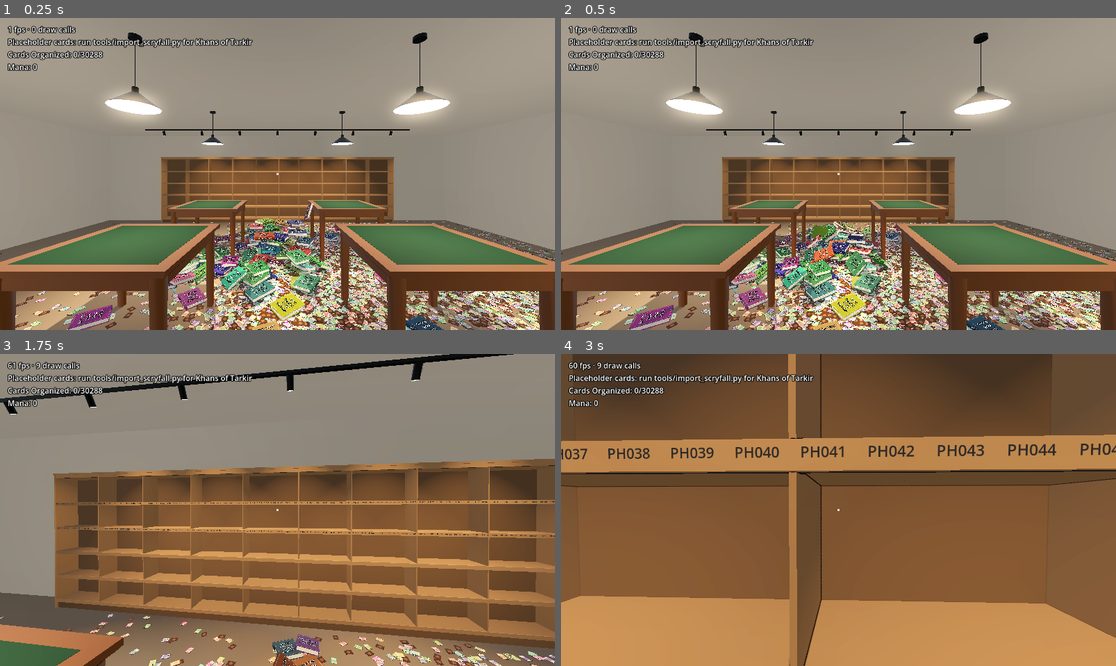
Above: before the commit, frames 1-4 (two rows, left to right).
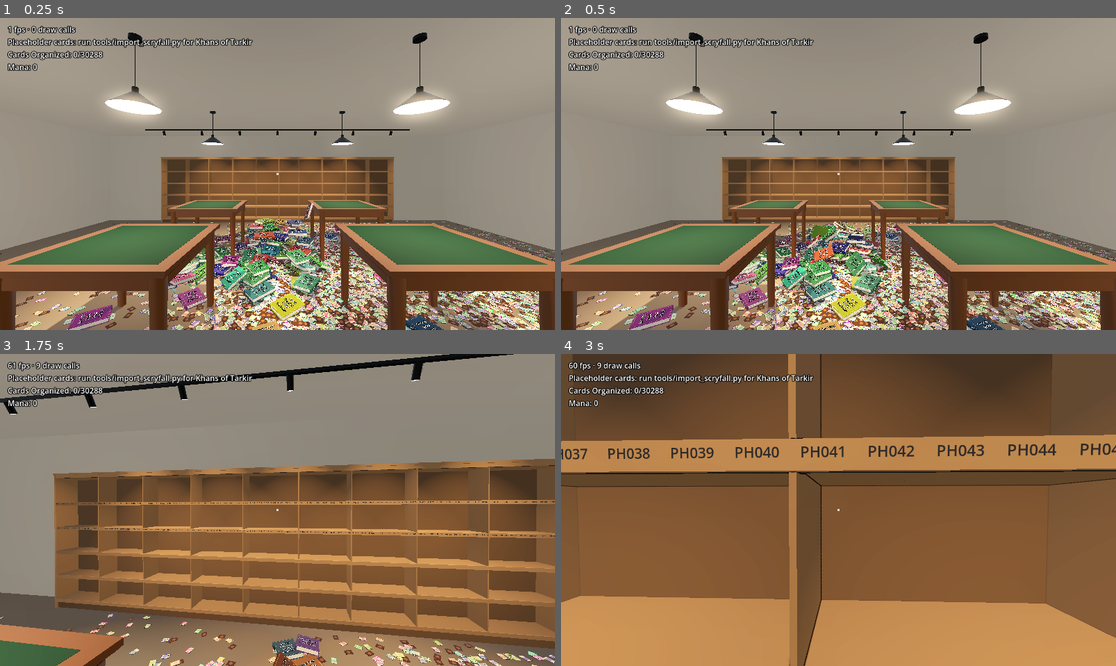
Above: after the commit, the same moments.

Repository: brian-kujawski/cracknstack
Game: Godot game, scene res://scenes/main.tscn
Same seed, same stepped clock (60 frames per second), same inputs: the game is played once before the commit and once after it.
Inputs (mouse positions are in pixels of both pictures, inside the frame that each line leads up to):
- Up to frame 1 (0.25 s): no input
- Up to frame 2 (0.5 s): no input
- Up to frame 3 (1.75 s): tap Enter at 0.5 s; move the mouse to (305, 510) at 0.52 s; hold W (move_forward) from 0.53 s (still down); tap 5 (cast_abundance) at 0.6 s; click (305, 510) at 0.67 s; move the mouse to (249, 510) at 1.27 s; tap 4 (cast_chain_lightning) at 1.35 s
- Up to frame 4 (3 s): keep holding W (move_forward); move the mouse to (849, 503) at 2.02 s; tap 3 (cast_demonic_tutor) at 2.1 s; tap Space at 2.75 s; move the mouse to (832, 516) at 2.77 s; tap 2 (cast_teleport) at 2.85 s; click (832, 516) at 2.92 s

The runs differ from the first frame. In frame 1, less than 0.1% of the frame differs, in the area x 5-100%, y 65-100%; in frame 2, less than 0.1%; in frame 3, less than 0.1%; in frame 4, nothing differs.

Commit message:
Round card corners, with Alpha's deeper cut for LEA
Every card now has rounded corners instead of square ones: 3.0 mm for
every set, 4.3 mm for Limited Edition Alpha, measured from scans of
LEA and LEB #1.

Floor cards share one mesh with three flat segments per corner (34
triangles, up from 10). UV2 carries Alpha's outline, and a per-instance
flag moves the corner vertices in the vertex shader, so LEA needs no
second mesh or MultiMesh. Single-card quads (held, tossed, binder
pockets, table cards) discard the cut-away corner in the shader.

Co-Authored-By: Claude Opus 5.5 (1M context) <noreply@anthropic.com>
Claude-Session: https://claude.ai/code/session_01SwEB4SwVVR2wXs4Evjq269

Diff:
--- a/scripts/binders/loose_card.gd
+++ b/scripts/binders/loose_card.gd
@@ -25,13 +25,11 @@
 	add_child(collision)
 
 	var side := MeshInstance3D.new()
-	var box := BoxMesh.new()
-	box.size = Vector3(PileWorld.CARD_SIZE.x, PileWorld.CARD_THICKNESS, PileWorld.CARD_SIZE.y)
-	side.mesh = box
+	side.mesh = PileWorld.card_mesh(CardDatabase.get_card(id).has_alpha_corners())
 	var side_material := StandardMaterial3D.new()
 	side_material.albedo_color = Color(0.85, 0.83, 0.78)
 	side.material_override = side_material
-	side.position.y = PileWorld.CARD_THICKNESS / 2
+	side.position.y = PileWorld.CARD_THICKNESS
 	add_child(side)
 
 	_top = MeshInstance3D.new()
--- a/scripts/data/card_data.gd
+++ b/scripts/data/card_data.gd
@@ -21,6 +21,12 @@
 var image_large: String = ""
 
 
+## Alpha (LEA) was cut with a die that rounded the corners deeper than every
+## set printed since.
+func has_alpha_corners() -> bool:
+	return set_code == "LEA"
+
+
 static func rarity_from_string(value: String) -> Rarity:
 	match value:
 		"uncommon":
--- a/scripts/pile/card_view.gd
+++ b/scripts/pile/card_view.gd
@@ -20,6 +20,7 @@
 	material.set_shader_parameter("set_number", CardDatabase.sets_in_shelf_order().find(set_data) + 1)
 	material.set_shader_parameter("collector_number", card.collector_number)
 	material.set_shader_parameter("rarity", card.rarity)
+	material.set_shader_parameter("alpha_corners", card.has_alpha_corners())
 	var face := large_face(card)
 	material.set_shader_parameter("has_face", face != null)
 	material.set_shader_parameter("face_texture", face)
--- a/scripts/pile/pile_world.gd
+++ b/scripts/pile/pile_world.gd
@@ -13,6 +13,12 @@
 ## Three times a real card (about 0.3 mm): real thickness is too thin for a
 ## pile to read as a pile.
 const CARD_THICKNESS := 0.0018
+## Corner radii in metres: every set's, and Alpha's deeper cut (see
+## CardData.has_alpha_corners). Keep in step with card_face.gdshaderinc.
+const CORNER_RADIUS := 0.003
+const ALPHA_CORNER_RADIUS := 0.0043
+## Flat segments per rounded corner of the card mesh.
+const CORNER_SEGMENTS := 3
 const CHUNK_SIZE := 2.0
 ## Picking grid: each card is filed under the cell holding its centre. Cells
 ## are wider than half a card's diagonal, so a 3×3 query finds every card
@@ -411,7 +417,7 @@
 
 	_chunk_columns = ceili(bounds.size.x / CHUNK_SIZE)
 	var chunk_rows := ceili(bounds.size.y / CHUNK_SIZE)
-	_mesh = _card_mesh()
+	_mesh = card_mesh(false)
 	_material = ShaderMaterial.new()
 	_material.shader = preload("res://shaders/floor_card.gdshader")
 	if CardDatabase.face_atlas != null:
@@ -526,35 +532,73 @@
 			binder.sleeping = false
 
 
-## A card with thickness: the face on top (a PlaneMesh, so floor_card's UVs
-## still apply) and four edges running down CARD_THICKNESS below it. Edge
-## vertices get UV (-1, -1) so the shader can paint them as card edge.
-static func _card_mesh() -> ArrayMesh:
-	var plane := PlaneMesh.new()
-	plane.size = CARD_SIZE
-	var arrays := plane.get_mesh_arrays()
-	var vertices: PackedVector3Array = arrays[Mesh.ARRAY_VERTEX]
-	var normals: PackedVector3Array = arrays[Mesh.ARRAY_NORMAL]
-	var uvs: PackedVector2Array = arrays[Mesh.ARRAY_TEX_UV]
-	var indices: PackedInt32Array = arrays[Mesh.ARRAY_INDEX]
-	var half := CARD_SIZE / 2
-	var corners := [Vector3(-half.x, 0, -half.y), Vector3(half.x, 0, -half.y), Vector3(half.x, 0, half.y), Vector3(-half.x, 0, half.y)]
+## A card with thickness: the face on top and edges running down
+## CARD_THICKNESS below it, its corners rounded with Alpha's cut or the usual
+## one. The face's UVs read like a PlaneMesh's (u along +x, v along +z);
+## edge vertices get UV (-1, -1) so floor_card can paint them as card edge.
+## UV2 holds each vertex's x/z with Alpha's corners, so floor_card can
+## recut a usual card for Alpha without a second mesh.
+static func card_mesh(alpha_corners: bool) -> ArrayMesh:
+	var index := 1 if alpha_corners else 0
+	if _card_meshes[index] == null:
+		var outline := _card_outline(ALPHA_CORNER_RADIUS if alpha_corners else CORNER_RADIUS)
+		_card_meshes[index] = _build_card_mesh(outline, _card_outline(ALPHA_CORNER_RADIUS))
+	return _card_meshes[index]
+
+
+static var _card_meshes: Array[ArrayMesh] = [null, null]
+
+
+## The card's outline seen from above, clockwise from the top-left corner.
+## Each corner's flat segments sit just outside the true curve, so the
+## shaders can round the face off exactly inside them.
+static func _card_outline(radius: float) -> PackedVector2Array:
+	var outline := PackedVector2Array()
+	var half := CARD_SIZE / 2 - Vector2(radius, radius)
+	var step := PI / 2 / CORNER_SEGMENTS
+	var reach := radius / cos(step / 2)
+	for corner in [Vector2(-1, -1), Vector2(1, -1), Vector2(1, 1), Vector2(-1, 1)]:
+		var start := PI + outline.size() / CORNER_SEGMENTS * PI / 2
+		for k in CORNER_SEGMENTS:
+			var angle := start + (k + 0.5) * step
+			outline.append(corner * half + Vector2(cos(angle), sin(angle)) * reach)
+	return outline
+
+
+static func _build_card_mesh(outline: PackedVector2Array, alpha_outline: PackedVector2Array) -> ArrayMesh:
+	var vertices := PackedVector3Array()
+	var normals := PackedVector3Array()
+	var uvs := PackedVector2Array()
+	var uv2s := PackedVector2Array()
+	var indices := PackedInt32Array()
+	var count := outline.size()
+	for i in count:
+		vertices.append(Vector3(outline[i].x, 0, outline[i].y))
+		normals.append(Vector3.UP)
+		uvs.append(outline[i] / CARD_SIZE + Vector2(0.5, 0.5))
+		uv2s.append(alpha_outline[i])
+	for i in range(1, count - 1):
+		indices.append_array([0, i, i + 1])
 	var down := Vector3(0, -CARD_THICKNESS, 0)
-	for i in 4:
-		var a: Vector3 = corners[i]
-		var b: Vector3 = corners[(i + 1) % 4]
-		var normal := Vector3(a.x + b.x, 0, a.z + b.z).normalized()
+	for i in count:
+		var j := (i + 1) % count
+		var a := Vector3(outline[i].x, 0, outline[i].y)
+		var b := Vector3(outline[j].x, 0, outline[j].y)
+		var along := (b - a).normalized()
+		var normal := Vector3(along.z, 0, -along.x)
 		var first := vertices.size()
 		for v in [a, b, b + down, a + down]:
 			vertices.append(v)
 			normals.append(normal)
 			uvs.append(Vector2(-1, -1))
-		indices.append_array([first, first + 1, first + 2, first, first + 2, first + 3])
+		uv2s.append_array([alpha_outline[i], alpha_outline[j], alpha_outline[j], alpha_outline[i]])
+		indices.append_array([first, first + 2, first + 1, first, first + 3, first + 2])
 	var surface := []
 	surface.resize(Mesh.ARRAY_MAX)
 	surface[Mesh.ARRAY_VERTEX] = vertices
 	surface[Mesh.ARRAY_NORMAL] = normals
 	surface[Mesh.ARRAY_TEX_UV] = uvs
+	surface[Mesh.ARRAY_TEX_UV2] = uv2s
 	surface[Mesh.ARRAY_INDEX] = indices
 	var mesh := ArrayMesh.new()
 	mesh.add_surface_from_arrays(Mesh.PRIMITIVE_TRIANGLES, surface)
@@ -651,7 +695,8 @@
 
 func _instance_custom(id: int) -> Color:
 	var card := CardDatabase.get_card(id)
-	var flags := float(card.rarity) + (4.0 if id == _highlighted else 0.0) + (8.0 if _glowing.has(id) else 0.0)
+	var flags := float(card.rarity) + (4.0 if id == _highlighted else 0.0) + (8.0 if _glowing.has(id) else 0.0) \
+		+ (16.0 if card.has_alpha_corners() else 0.0)
 	return Color(card.collector_number, _set_numbers[id], flags, _face_up[id])
 
 
--- a/shaders/binder_card.gdshader
+++ b/shaders/binder_card.gdshader
@@ -12,13 +12,18 @@
 // The card's large image, when real data is loaded.
 uniform bool has_face = false;
 uniform sampler2D face_texture : source_color, filter_linear_mipmap, repeat_disable;
+// Cut by Alpha's die (see cut_away()).
+uniform bool alpha_corners = false;
 // rgb colour, a strength (0 = no glow).
 uniform vec4 glow = vec4(0.0);
 
 void fragment() {
+	if (cut_away(UV, alpha_corners)) {
+		discard;
+	}
 	vec3 color = FRONT_FACING
-		? (has_face ? real_face(texture(face_texture, UV).rgb, UV) : card_face(UV, accent, set_number, collector_number, rarity))
-		: back_of_card(vec2(1.0 - UV.x, UV.y)); // Seen from behind, so u runs the other way.
+		? (has_face ? real_face(texture(face_texture, UV).rgb, UV, alpha_corners) : card_face(UV, accent, set_number, collector_number, rarity))
+		: back_of_card(vec2(1.0 - UV.x, UV.y), alpha_corners); // Seen from behind, so u runs the other way.
 	float edge = min(min(UV.x, 1.0 - UV.x), min(UV.y, 1.0 - UV.y) * 0.72);
 	float band = 1.0 - smoothstep(0.0, 0.1, edge);
 	// Paint the edge in the glow colour too, so it reads even without bloom.
--- a/shaders/floor_card.gdshader
+++ b/shaders/floor_card.gdshader
@@ -1,7 +1,8 @@
 // Cards lying on the floor, drawn with one MultiMesh per chunk. Each card
-// is a face plus four thin edges (see PileWorld._card_mesh).
+// is a face plus thin edges, corners rounded (see PileWorld.card_mesh).
 // Per instance:  COLOR = (set accent colour, face atlas index or -1)
-//                CUSTOM = (collector number, set number, rarity + 4 * highlighted + 8 * glowing, face up)
+//                CUSTOM = (collector number, set number,
+//                          rarity + 4 * highlighted + 8 * glowing + 16 * Alpha corners, face up)
 // With real data the face comes from the atlas (FaceAtlas); with a face
 // index of -1 the placeholder face is drawn instead.
 shader_type spatial;
@@ -21,6 +22,14 @@
 	accent = COLOR.rgb;
 	face_index = COLOR.a;
 	card = INSTANCE_CUSTOM;
+	// The mesh is cut with the usual corners; UV2 holds where each vertex
+	// goes for Alpha's deeper cut.
+	if (int(card.z + 0.5) >= 16) {
+		if (UV.x > -0.5) {
+			UV += (UV2 - VERTEX.xz) / CARD_SIZE;
+		}
+		VERTEX.xz = UV2;
+	}
 }
 
 // Card edge colour: dark, so each layer of a stack shows as a line.
@@ -29,7 +38,8 @@
 void fragment() {
 	int flags = int(card.z + 0.5);
 	bool highlighted = (flags / 4) % 2 == 1;
-	bool glowing = flags >= 8;
+	bool glowing = (flags / 8) % 2 == 1;
+	bool alpha_corners = flags >= 16;
 	// PlaneMesh UVs already read the right way round from above (u along
 	// +x, v along +z), so faces are sampled as they are.
 	vec2 uv = UV;
@@ -47,9 +57,9 @@
 	} else {
 		int rarity = int(card.z + 0.5) % 4;
 		vec3 front = face_index > -0.5
-			? real_face(atlas_face, uv)
+			? real_face(atlas_face, uv, alpha_corners)
 			: card_face(uv, accent, int(card.y + 0.5), int(card.x + 0.5), rarity);
-		ALBEDO = card.w > 0.5 ? front : back_of_card(uv);
+		ALBEDO = card.w > 0.5 ? front : back_of_card(uv, alpha_corners);
 		ROUGHNESS = 0.6;
 	}
 	if (highlighted) {
--- a/shaders/held_card.gdshader
+++ b/shaders/held_card.gdshader
@@ -13,10 +13,15 @@
 // The card's large image, when real data is loaded.
 uniform bool has_face = false;
 uniform sampler2D face_texture : source_color, filter_linear_mipmap, repeat_disable;
+// Cut by Alpha's die (see cut_away()).
+uniform bool alpha_corners = false;
 
 void fragment() {
+	if (cut_away(UV, alpha_corners)) {
+		discard;
+	}
 	ALBEDO = FRONT_FACING
-		? (has_face ? real_face(texture(face_texture, UV).rgb, UV) : card_face(UV, accent, set_number, collector_number, rarity))
-		: back_of_card(vec2(1.0 - UV.x, UV.y)); // Seen from behind, so u runs the other way.
+		? (has_face ? real_face(texture(face_texture, UV).rgb, UV, alpha_corners) : card_face(UV, accent, set_number, collector_number, rarity))
+		: back_of_card(vec2(1.0 - UV.x, UV.y), alpha_corners); // Seen from behind, so u runs the other way.
 	ROUGHNESS = 0.6;
 }
--- a/tests/test_runner.gd
+++ b/tests/test_runner.gd
@@ -27,6 +27,7 @@
 	_test_binder_pockets()
 	_test_shelving()
 	_test_loose_card()
+	_test_card_corners()
 	_test_real_data_format()
 	_test_credits()
 	_test_inspect_tilt()
@@ -520,6 +521,36 @@
 	return path
 
 
+func _test_card_corners() -> void:
+	var alpha := CardData.new()
+	alpha.set_code = "LEA"
+	var beta := CardData.new()
+	beta.set_code = "LEB"
+	_check(alpha.has_alpha_corners() and not beta.has_alpha_corners(), "only Alpha has Alpha's corners")
+	for alpha_corners in [false, true]:
+		var radius := PileWorld.ALPHA_CORNER_RADIUS if alpha_corners else PileWorld.CORNER_RADIUS
+		var arrays := PileWorld.card_mesh(alpha_corners).surface_get_arrays(0)
+		var half := PileWorld.CARD_SIZE / 2
+		var inside := true
+		var covers := true
+		var rounded := 0
+		for v: Vector3 in arrays[Mesh.ARRAY_VERTEX]:
+			var p := Vector2(absf(v.x), absf(v.z))
+			inside = inside and p.x <= half.x + 1e-6 and p.y <= half.y + 1e-6
+			var into_corner := p - (half - Vector2(radius, radius))
+			if into_corner.x > 1e-6 and into_corner.y > 1e-6:
+				rounded += 1
+				covers = covers and into_corner.length() >= radius - 1e-6
+		_check(inside, "the card mesh stays within the card's size")
+		_check(rounded > 0 and covers, "the card mesh's corners are rounded and cover the true curve")
+	var usual := PileWorld.card_mesh(false).surface_get_arrays(0)
+	var corner_vertex: Vector3 = usual[Mesh.ARRAY_VERTEX][0]
+	var alpha_vertex: Vector2 = usual[Mesh.ARRAY_TEX_UV2][0]
+	_check(alpha_vertex.length() < Vector2(corner_vertex.x, corner_vertex.z).length(),
+		"the floor mesh carries Alpha's deeper cut for the shader")
+	_check(PileWorld.card_mesh(false).get_faces().size() / 3 <= 40, "a floor card stays cheap to draw")
+
+
 func _test_real_data_format() -> void:
 	var path := _write_fixture()
 	_check(CardDatabase.load_file(path) == OK, "real-data file loads")
Not shown, changed: shaders/card_face.gdshaderinc
